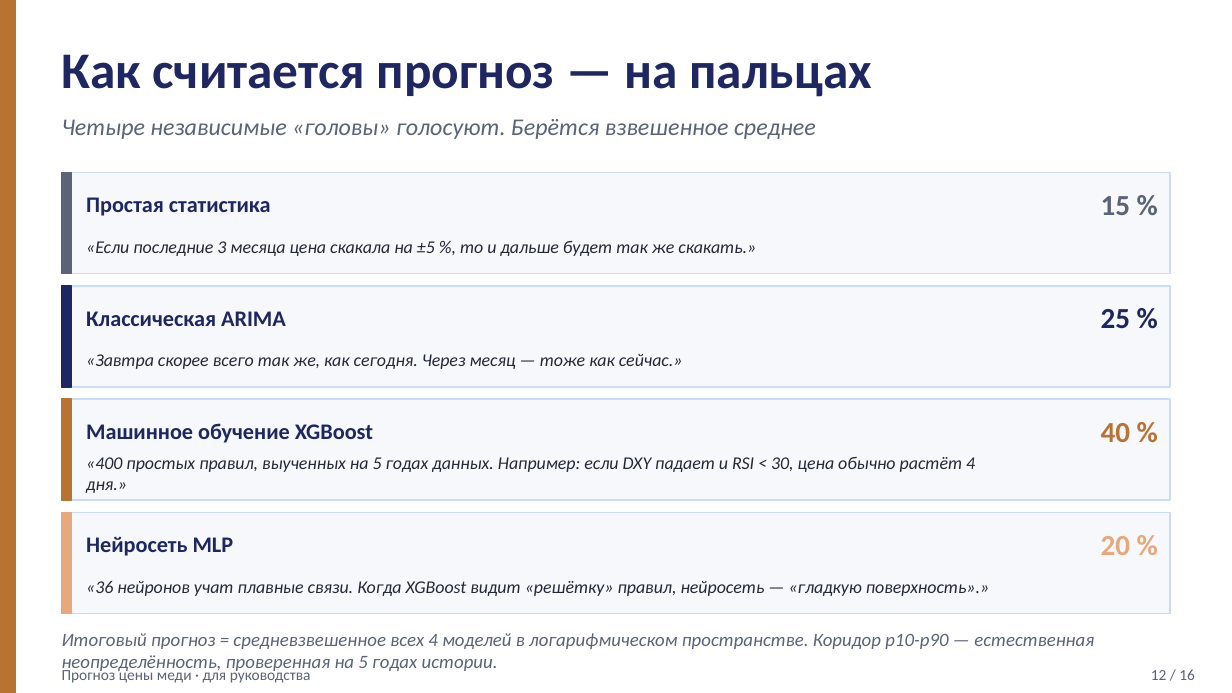
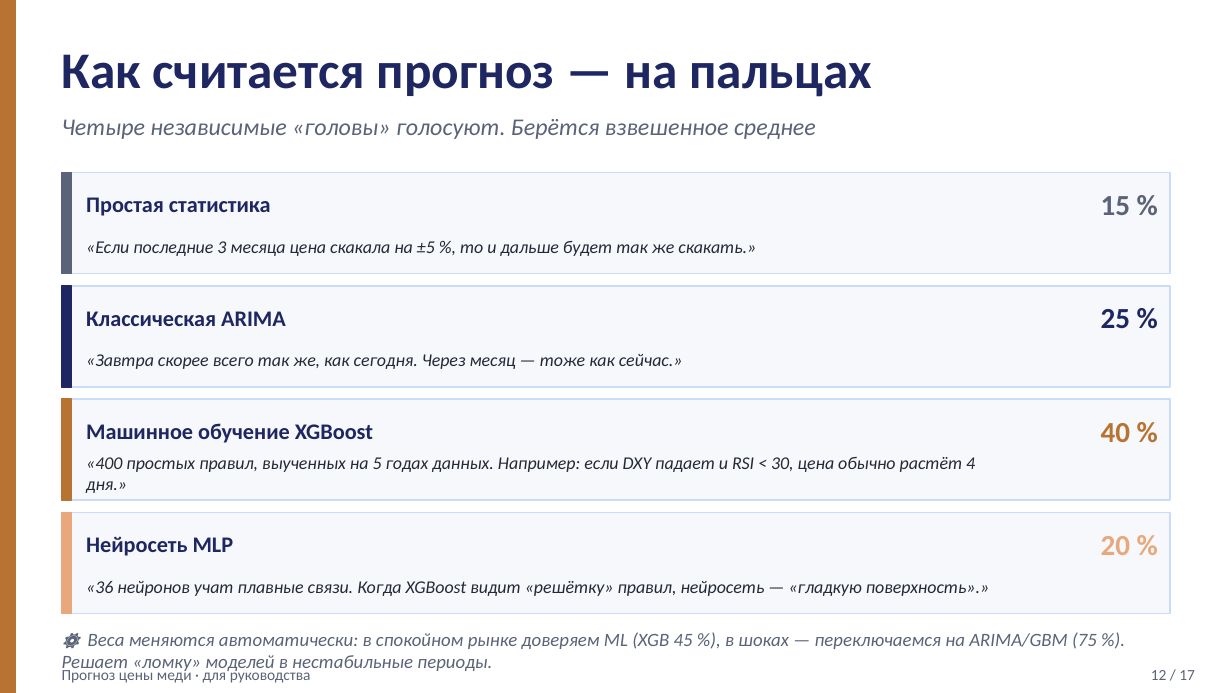
Before and after one commit to art6765/copper-forecast, a slide deck: slide 12 of presentation/Copper_Forecast_For_Director.pptx. Drawn at 1232x693 pixels with LibreOffice and Linux fonts; fonts in the diff are those of the drawing. Boxes give left, top, right and bottom in pixels: in the first picture for what was removed or moved away, otherwise in the second. Text is boxed around its words. In the diff, an @@ line names an element or a change of style, - is before the commit and + after.

```diff
--- a/presentation/Copper_Forecast_For_Director.pptx
+++ b/presentation/Copper_Forecast_For_Director.pptx
@@ text at (62,632,1097,674): text changed @@
-Итоговый прогноз = средневзвешенное всех 4 моделей в логарифмическом пространстве. Коридор p10-p90 — естественная неопределённость, проверенная на 5 годах истории.
+⚙️ Веса меняются автоматически: в спокойном рынке доверяем ML (XGB 45 %), в шоках — переключаемся на ARIMA/GBM (75 %). Решает «ломку» моделей в нестабильные периоды.
@@ text at (1151,670,1195,680): text changed @@
-12 / 16
+12 / 17
```
Also in this commit, not shown: 15 other slides changed, 1 slide added, 3 other files.
